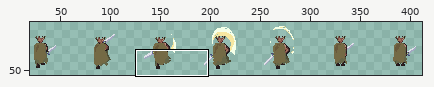
Sprite sheet -- Assets/Animations/Attack/swing 1 (back).png. The first picture is a wide view before the edit; the outline marks the close-up.
Close-up. Old version:
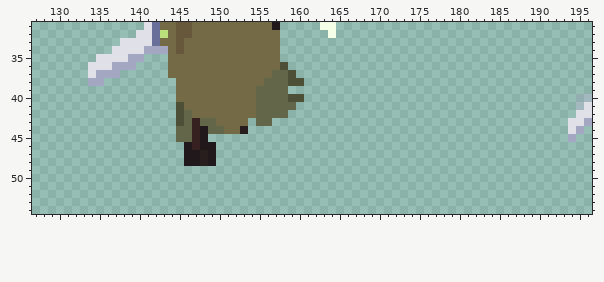
The file is 224x45 pixels. Colours within 5 levels of each other are drawn and written as one. Shown: x 127..196, y 31..54. The old version is drawn lined up with the new one. The wide view leaves out empty margins. The commit also changed other parts of the picture, which this record leaves out.
New version:
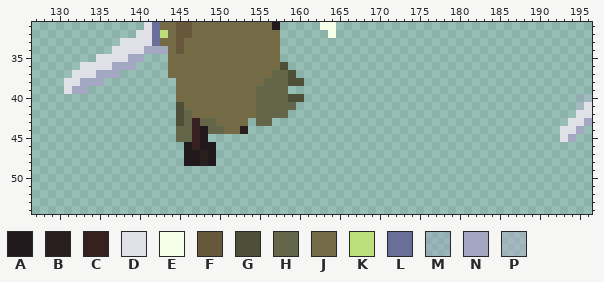
Palette (. is transparent): A #21181b  B #281e1d  C #372120  D #dfe0e8  E #f5ffe8  F #67583b  G #4d4f37  H #646649  J #746a45  K #bbdf7a  L #686f99  M #a3a7c255  N #a3a7c2  P #afb2c98a
Diff:
canvas 224x45 -> 420x60; drawings rearranged on the sheet (the old picture shows each at its new place)
@@ x 129..135 @@
 35 ......D
-36 .....DD
-37 .....DN
-38 .....NN
-39 .......
+36 ....DDD
+37 ...DDDN
+38 ..DDNNN
+39 ..DNN..
 40 .......
@@ x 191..195 @@
 43 ...DD
-44 ...DN
-45 ...N.
+44 ..DDN
+45 ..DN.
 46 .....
Pixel boxes of the changes (left, top, right, bottom) in both close-ups:
added: (64, 62, 88, 94)
added: (560, 126, 568, 142)
